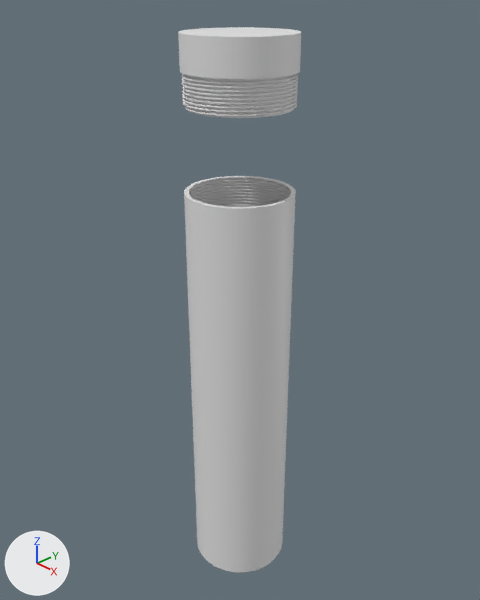
An edit to the Blender file Enclosure/bdg4-01-230x50x2x8.blend, drawn before and after from the same camera.
The view is the same before and after, from a 50 mm camera at (0.212, -0.199, 0.192) aimed at (-0.005, 0.005, 0.047). Arrows for +X, +Y and +Z are at lower left; the lights stay in place.

Before the edit, the objects in view are built like this:
```python
me_cylinder_011 = bpy.data.meshes.new('Cylinder.011')
me_cylinder_011.from_pydata(...)  # 2686 vertices, 2560 faces; spans x -0.024..0.024, y -0.024..0.024, z -0.015..0.015
me_cylinder_014 = bpy.data.meshes.new('Cylinder.014')
me_cylinder_014.from_pydata(...)  # 2746 vertices, 2555 faces; spans x -0.0249..0.0249, y -0.0249..0.0249, z -0.015..0.015
ob_cylinder = bpy.data.objects.new('Cylinder', me_cylinder_011)
ob_cylinder.location = (0.0, 0.0, 0.0)
ob_cylinder.scale = (1.04, 1.04, 7.0)
ob_cylinder_001 = bpy.data.objects.new('Cylinder.001', me_cylinder_014)
ob_cylinder_001.location = (0.0, 0.0, 0.1565)
```
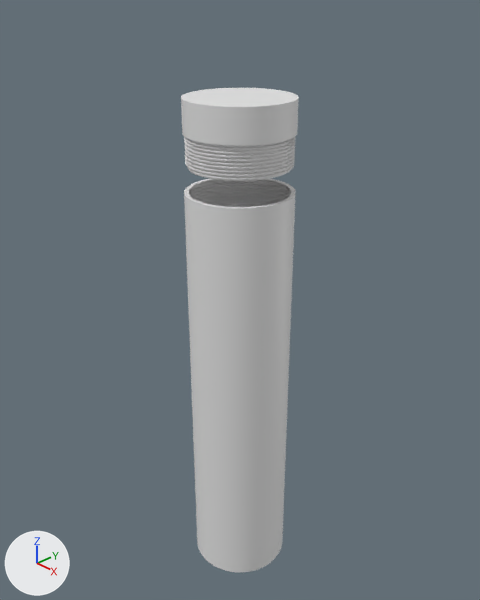
Scene script edits in JSON lines:
```json
{"op": "set", "path": "ob_cylinder_001.location", "old": "(0.0, 0.0, 0.1565)", "new": "(0.0, 0.0, 0.1311)"}
{"op": "set", "path": "ob_cylinder_001.scale", "old": "(1.0, 1.0, 1.0)", "new": "(0.995, 0.995, 1.0)"}
```

Where the change shows, as pixel boxes [x1, y1, x2, y2] in the pictures (480 x 600 px):
```json
{"object": "Cylinder.001", "change": "moved, rescaled", "before": [178, 27, 301, 118], "after": [181, 88, 299, 181]}
```
